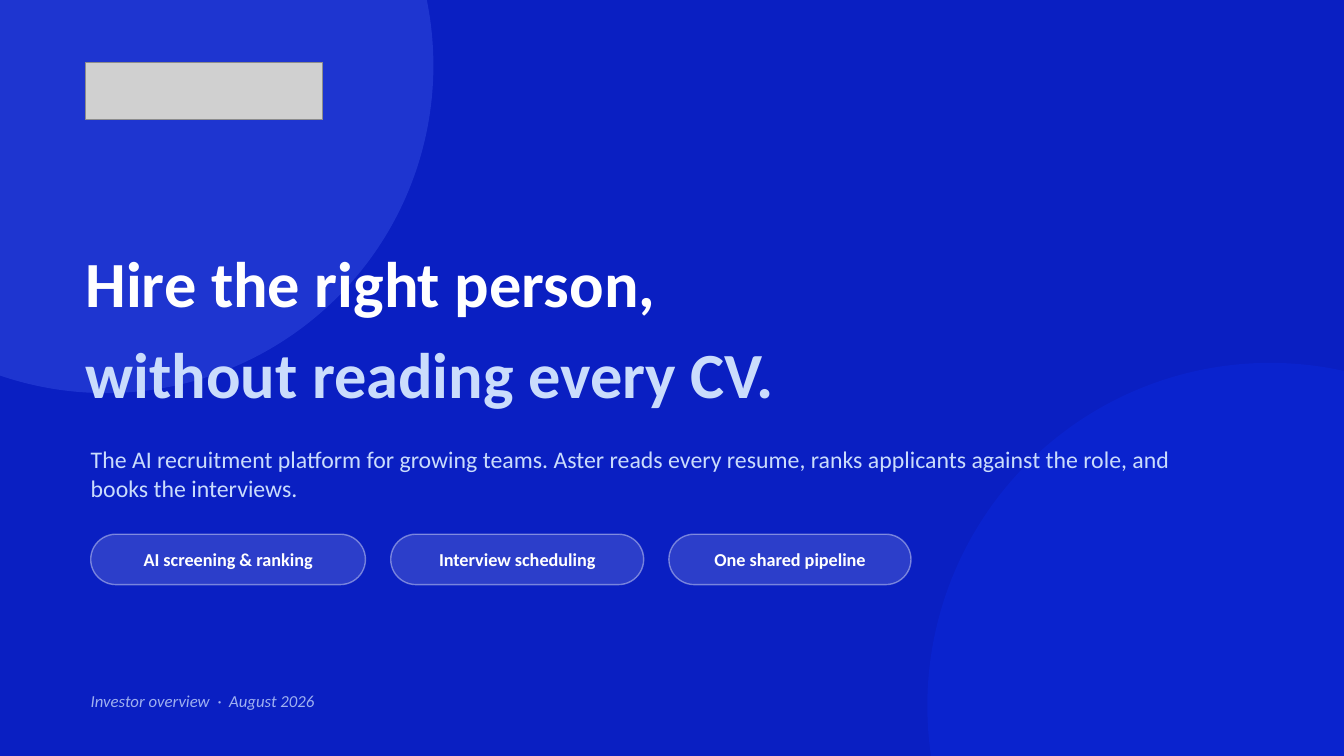
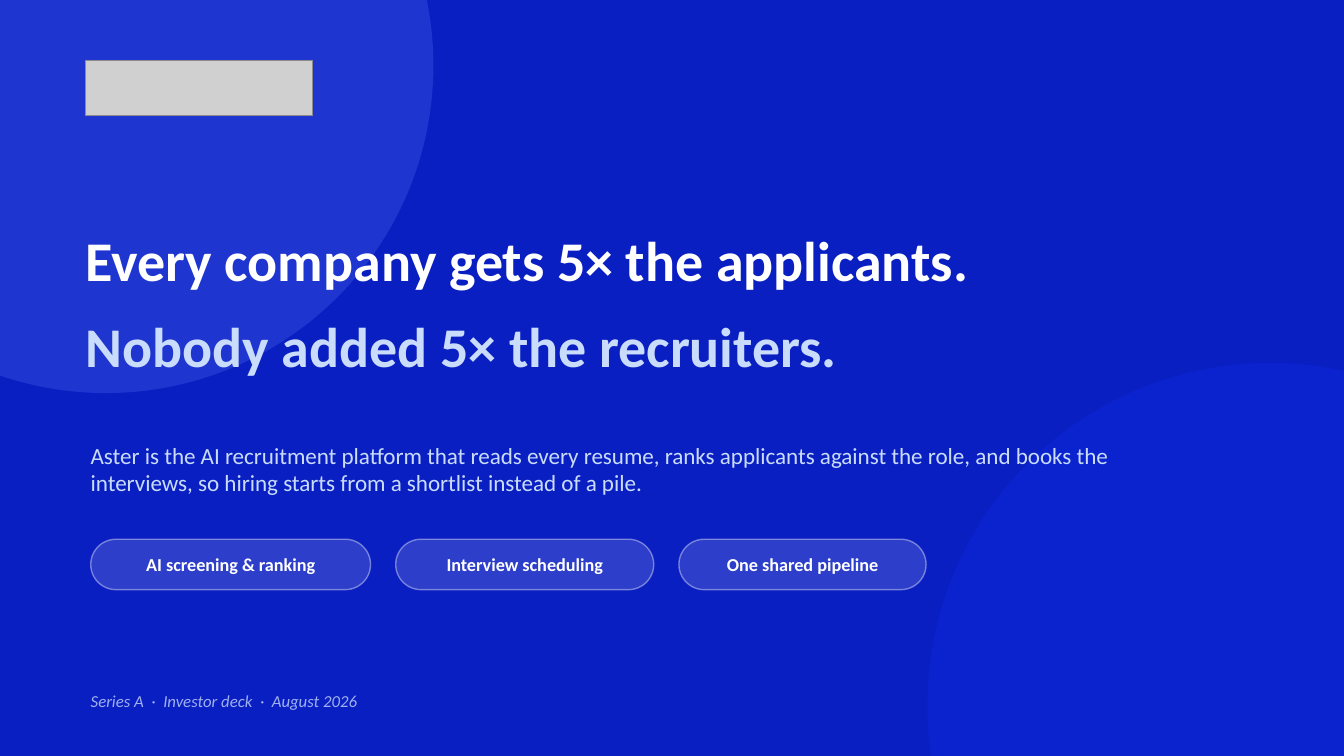
Before and after one commit to shahramly83/aster, a slide deck: slide 1 of docs/aster-investor.pptx. Drawn at 1344x756 pixels with LibreOffice and Linux fonts; fonts in the diff are those of the drawing; grey boxes stand for pictures. Boxes give left, top, right and bottom in pixels: in the first picture for what was removed or moved away, otherwise in the second. Text is boxed around its words. In the diff, an @@ line names an element or a change of style, - is before the commit and + after.

```diff
--- a/docs/aster-investor.pptx
+++ b/docs/aster-investor.pptx
@@ picture: place and size @@
-picture at bbox=[86, 63, 323, 120]
+picture at bbox=[86, 60, 313, 115]
@@ text at bbox=[86, 241, 968, 291]: text changed; size 46 to 40 pt @@
-Hire the right person,
+Every company gets 5× the applicants.
@@ text at bbox=[86, 327, 837, 376]: text changed; size 46 to 40 pt @@
-without reading every CV.
+Nobody added 5× the recruiters.
@@ text at bbox=[91, 448, 1108, 495]: text changed; size 17 to 16.5 pt @@
-The AI recruitment platform for growing teams. Aster reads every resume, ranks applicants against the role, and books the interviews.
+Aster is the AI recruitment platform that reads every resume, ranks applicants against the role, and books the interviews, so hiring starts from a shortlist instead of a pile.
@@ text "AI screening & ranking": place and size @@
-text "AI screening & ranking" at bbox=[144, 553, 312, 569]
+text "AI screening & ranking" at bbox=[146, 558, 315, 574]
@@ rounded rectangle: place and size @@
-rounded rectangle at bbox=[91, 534, 366, 585]
+rounded rectangle at bbox=[91, 539, 371, 590]
@@ text "Interview scheduling": place and size @@
-text "Interview scheduling" at bbox=[439, 553, 595, 569]
+text "Interview scheduling" at bbox=[447, 558, 602, 574]
@@ rounded rectangle: place and size @@
-rounded rectangle at bbox=[391, 534, 644, 585]
+rounded rectangle at bbox=[396, 539, 654, 590]
@@ text "One shared pipeline": place and size @@
-text "One shared pipeline" at bbox=[714, 553, 866, 569]
+text "One shared pipeline" at bbox=[727, 558, 878, 574]
@@ rounded rectangle: place and size @@
-rounded rectangle at bbox=[669, 534, 911, 585]
+rounded rectangle at bbox=[680, 539, 927, 590]
@@ text at bbox=[91, 695, 357, 710]: text changed @@
-Investor overview · August 2026
+Series A · Investor deck · August 2026
```
Also in this commit, not shown: 6 other slides changed, 7 slides added, 5 slides removed.
